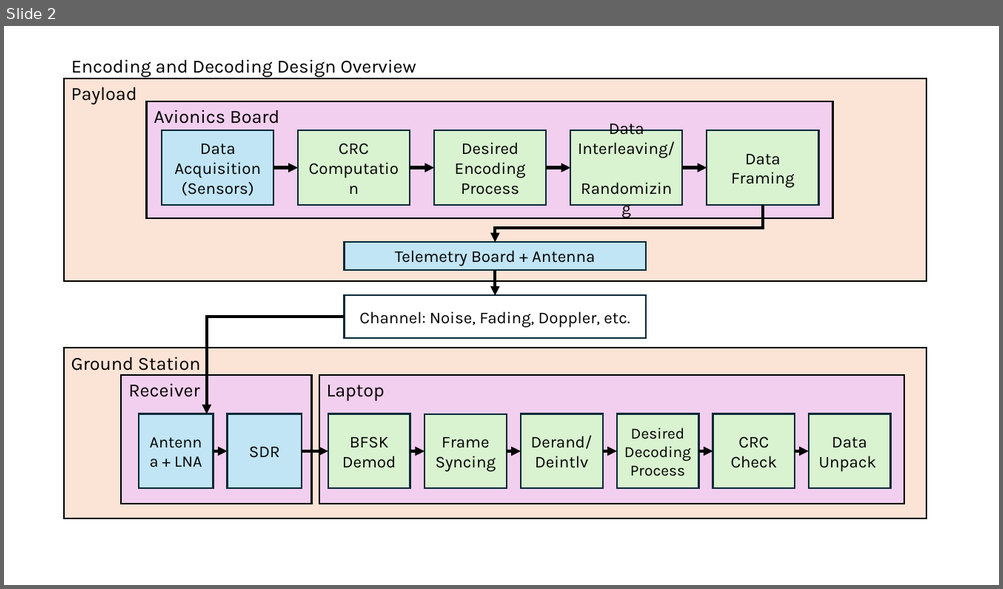
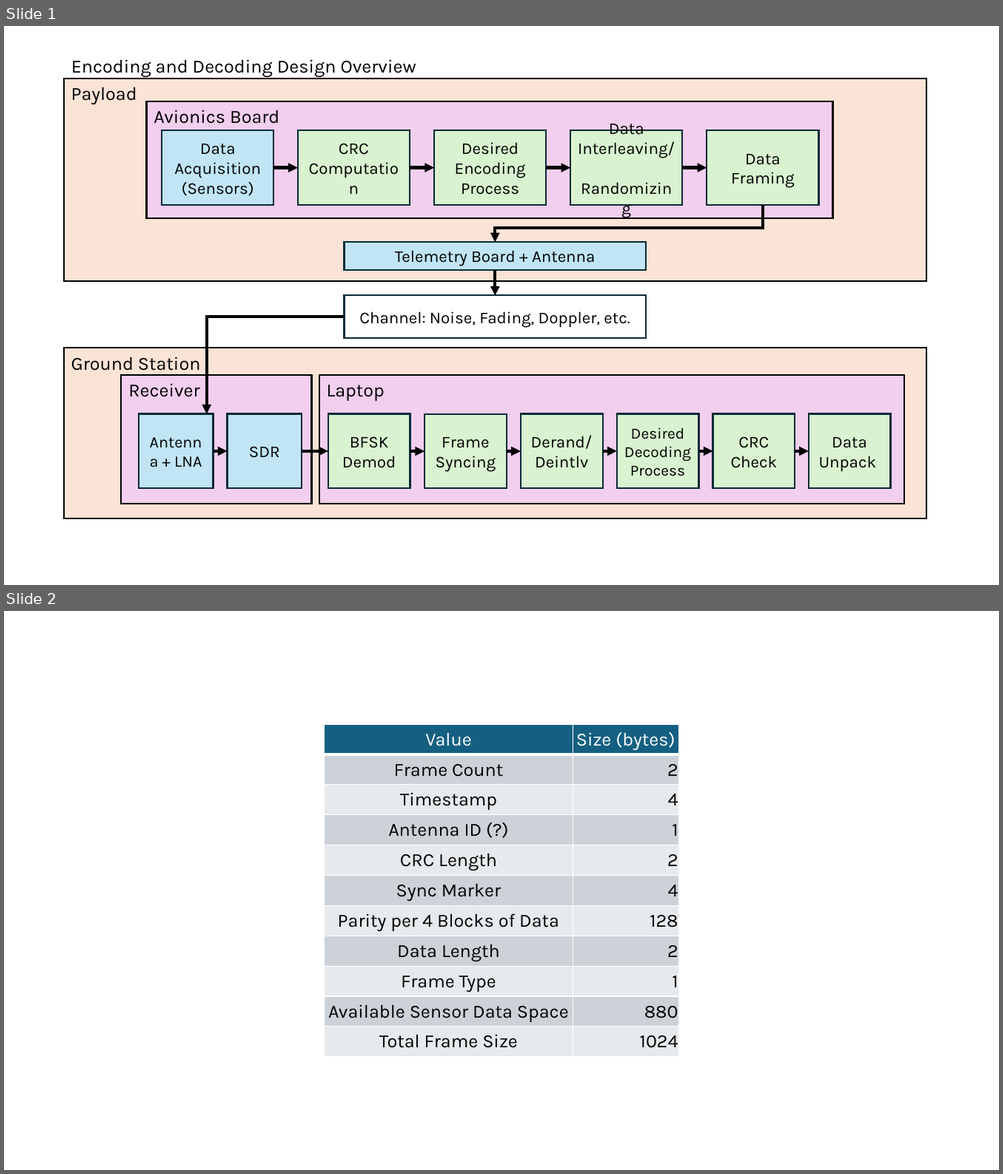
Before and after one commit to widgetsahn/HOOTER-RockSat-2027, a slide deck: HOOTER_ESP32/lib/Data_Encoder/AA_block_diagram.pptx. Shown one above the other, each under a label of ours: slide 2 before the commit, slides 1 and 2 after it. The pictures are 1003x589 and 1003x1174 pixels, drawn with LibreOffice and Linux fonts; fonts in the diff are those of the drawing. Boxes give left, top, right and bottom in pixels: in the first picture for what was removed or moved away, otherwise in the second. Text is boxed around its words. In the diff, an @@ line names an element or a change of style, - is before the commit and + after.

Commit message:
began work on our data frame configuration and simulating CRC

```diff
--- a/HOOTER_ESP32/lib/Data_Encoder/AA_block_diagram.pptx
+++ b/HOOTER_ESP32/lib/Data_Encoder/AA_block_diagram.pptx
@@ slide 2 added at box(4, 611, 999, 1170), background #FFFFFF @@
@@ table added at box(324, 724, 678, 1057), 11 rows, 2 columns @@
+Value | Size (bytes)
+Frame Count | 2
+Timestamp | 4
+Antenna ID (?) | 1
+CRC Length | 2
+Sync Marker | 4
+Parity per 4 Blocks of Data | 128
+Data Length | 2
+Frame Type | 1
+Available Sensor Data Space | 880
+Total Frame Size | 1024
@@ what was slide 2 is now slide 1 @@
```
Also in this commit, not shown: 1 slide removed, 4 other files.
